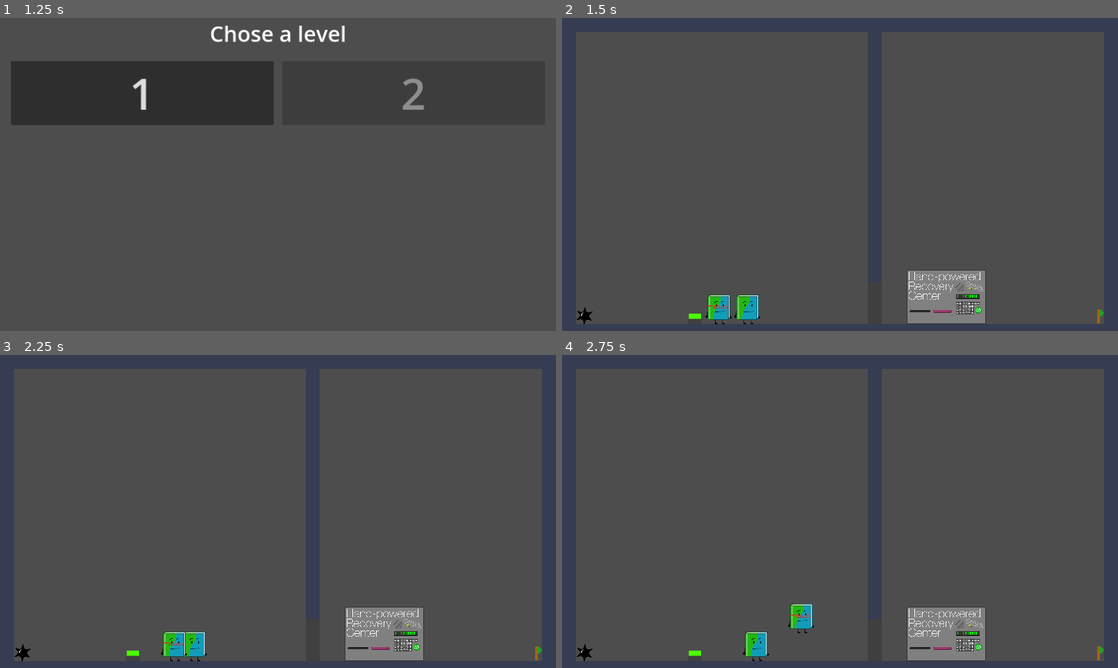
Above: before the commit, frames 1-4 (two rows, left to right).
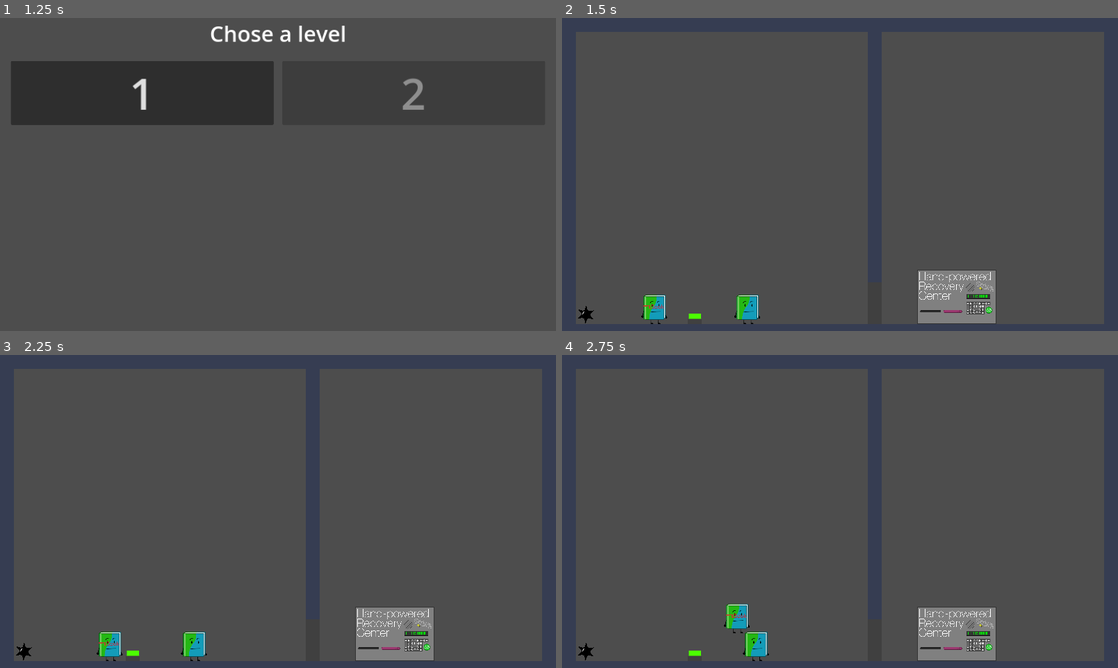
Above: after the commit, the same moments.

Repository: joaoCabralpv/die-and-recover
Game: Godot game, scene res://scenes/root_scene/root.tscn
Two runs of this game, one before a commit and one after it. Both use one fixed random seed, a clock stepped at 60 frames per second and the inputs below.
Inputs:
- Up to frame 1 (1.25 s): click "Play Game" at 0.5 s
- Up to frame 2 (1.5 s): click "1" at 1.25 s
- Up to frame 3 (2.25 s): tap Enter (use_hprc) at 2 s; hold D (right) from 2.03 s (still down); tap H (swap) at 2.1 s
- Up to frame 4 (2.75 s): keep holding D (right); tap Space (jump) at 2.27, 2.57 s; tap Enter (use_hprc) at 2.3 s

Frame 1 is identical in both runs. In frame 2, 1.9% of the frame differs, in the area x 2-98%, y 80-98%; in frame 3, 1.9%; in frame 4, 1.9%.

Commit message:
exit HPRC after pressing ESC and made HPRC only open if the selected player is on it

Diff:
--- a/levels/test_level.tscn
+++ b/levels/test_level.tscn
@@ -1,30 +1,22 @@
-[gd_scene load_steps=10 format=4 uid="uid://bleqpdlrct8jn"]
+[gd_scene load_steps=9 format=4 uid="uid://bleqpdlrct8jn"]
 
 [ext_resource type="Script" path="res://nodes/level.gd" id="1_bi6sy"]
 [ext_resource type="PackedScene" uid="uid://c35ailcsss5dn" path="res://scenes/characters/book/book.tscn" id="2_dyq8a"]
 [ext_resource type="PackedScene" uid="uid://bodiqo4ptrtk5" path="res://scenes/characters/lyrics_booklet/lyrics_booklet.tscn" id="3_or58x"]
-[ext_resource type="PackedScene" uid="uid://dwshkas4lbxd5" path="res://scenes/objects/hazards/spike.tscn" id="5_ykmtw"]
-[ext_resource type="PackedScene" uid="uid://kejrkyc0buo5" path="res://scenes/hprc/hprc.tscn" id="6_v0tm0"]
 [ext_resource type="TileSet" uid="uid://b25atyf7kr17w" path="res://tilemap.tres" id="6_ya4xu"]
 [ext_resource type="PackedScene" uid="uid://qheqe3kbly0i" path="res://scenes/objects/gizmos/Button/Button.tscn" id="7_3axm8"]
+[ext_resource type="PackedScene" uid="uid://dwshkas4lbxd5" path="res://scenes/objects/hazards/spike.tscn" id="7_ehcr1"]
 [ext_resource type="PackedScene" uid="uid://c0ykdd0ajhr5j" path="res://scenes/objects/gizmos/Door/door.tscn" id="8_52ba0"]
-[ext_resource type="PackedScene" uid="uid://u1r8ulc5y71b" path="res://scenes/objects/goals/flag/flag.tscn" id="9_jl4hv"]
+[ext_resource type="PackedScene" uid="uid://kejrkyc0buo5" path="res://scenes/hprc/hprc.tscn" id="8_pd43s"]
 
 [node name="Test_level" type="Node2D"]
 script = ExtResource("1_bi6sy")
 
 [node name="Book" parent="." instance=ExtResource("2_dyq8a")]
 position = Vector2(428, 667)
-collision_mask = 6
 
 [node name="Lyrics Booklet" parent="." instance=ExtResource("3_or58x")]
-position = Vector2(362, 605)
-
-[node name="Spike" parent="." instance=ExtResource("5_ykmtw")]
-position = Vector2(52, 685)
-
-[node name="HPRC" parent="." instance=ExtResource("6_v0tm0")]
-position = Vector2(885, 641)
+position = Vector2(214, 668)
 
 [node name="TileMapLayer" type="TileMapLayer" parent="."]
 tile_map_data = PackedByteArray("AAAAAAAAAQAAAAAAAAABAAAAAQAAAAAAAAACAAAAAQAAAAAAAAADAAAAAQAAAAAAAAAEAAAAAQAAAAAAAAAFAA …(2160 unchanged characters)…
@@ -36,8 +28,11 @@
 [node name="Door" parent="." instance=ExtResource("8_52ba0")]
 position = Vector2(704, 704)
 
-[node name="Flag" parent="." instance=ExtResource("9_jl4hv")]
-position = Vector2(1237, 687)
+[node name="Spike" parent="." instance=ExtResource("7_ehcr1")]
+position = Vector2(55, 682)
+
+[node name="HPRC" parent="." instance=ExtResource("8_pd43s")]
+position = Vector2(909, 641)
 
 [connection signal="presed" from="Button" to="Door" method="_on_button_presed"]
 [connection signal="released" from="Button" to="Door" method="_on_button_released"]
--- a/levels/test_level2.tscn
+++ b/levels/test_level2.tscn
@@ -6,12 +6,13 @@
 [ext_resource type="PackedScene" uid="uid://c35ailcsss5dn" path="res://scenes/characters/book/book.tscn" id="3_vaict"]
 [ext_resource type="Script" path="res://nodes/limit_camera.gd" id="5_545e2"]
 [ext_resource type="PackedScene" uid="uid://qheqe3kbly0i" path="res://scenes/objects/gizmos/Button/Button.tscn" id="6_1287y"]
+[ext_resource type="PackedScene" uid="uid://c0ykdd0ajhr5j" path="res://scenes/objects/gizmos/Door/door.tscn" id="7_pfr0k"]
 
 [node name="Test_level" type="Node2D"]
 script = ExtResource("1_8wp5p")
 
 [node name="TileMapLayer" type="TileMapLayer" parent="."]
-tile_map_data = PackedByteArray("AAAAAAAAAQAAAAAAAAABAAAAAQA …(8624 unchanged characters)… AAAAAAABkABQAAQAAAAAAAABkABUAAQAAAAAAAAA=")
+tile_map_data = PackedByteArray("AAAAAAAAAQAAAAAAAAABAAAAAQA …(8624 unchanged characters)… AAAAAAABkABQAAQAAAAAAAABkABUAAQAAAAAAAAAaABIAAQAAAAAAAAA=")
 tile_set = ExtResource("2_qut76")
 
 [node name="Camera" type="Camera2D" parent="."]
@@ -33,10 +34,16 @@
 position = Vector2(3232, 32)
 
 [node name="Book" parent="." instance=ExtResource("3_vaict")]
-position = Vector2(230, 663)
+position = Vector2(229, 672)
 
 [node name="Lyrics Booklet" parent="." instance=ExtResource("3_m4i2b")]
-position = Vector2(401, 667)
+position = Vector2(408, 672)
 
 [node name="Button" parent="." instance=ExtResource("6_1287y")]
-position = Vector2(645, 686)
+position = Vector2(557, 690)
+
+[node name="Door" parent="." instance=ExtResource("7_pfr0k")]
+position = Vector2(832, 704)
+
+[connection signal="presed" from="Button" to="Door" method="_on_button_presed"]
+[connection signal="released" from="Button" to="Door" method="_on_button_released"]
--- a/nodes/character.gd
+++ b/nodes/character.gd
@@ -16,12 +16,12 @@
 		velocity.x += walking_speed
 	if Input.is_action_pressed("left"):
 		velocity.x -= walking_speed
-	if Input.is_action_just_pressed("jump") and is_on_floor() and prevent_double_jumps():
-		velocity.y -= jump_speed #                                      ^
-#                                                                       |
-# This function prevents double jumps(jumping out of a character that is|in mid air)
-# when used in the move function here-----------------------------------/
-func prevent_double_jumps():
+	if Input.is_action_just_pressed("jump") and is_on_floor() :#and prevent_double_jumps():
+		velocity.y -= jump_speed
+#
+# This function prevents double jumps(jumping out of a character that is in mid air)
+# when used in the move function here(unused becuse collision between characters is disabled)
+"""func prevent_double_jumps():
 	#var return_value = false
 	for i in get_slide_collision_count():
 		var colliding = get_slide_collision(i).get_collider()
@@ -33,7 +33,7 @@
 		else:
 			return true
 	return false
-
+"""
 func update():
 	velocity.y+=gravity
 	# Caps upwards velocity to jump speed
--- a/nodes/door.gd
+++ b/nodes/door.gd
@@ -24,3 +24,11 @@
 		scale.y = clamp(scale.y-(speed*delta),0,1)
 	elif state == State.Close:
 		scale.y = clamp(scale.y+(speed*delta),0,1)
+
+
+func _on_button_body_entered(body):
+	pass # Replace with function body.
+
+
+func _on_button_body_exited(body):
+	pass # Replace with function body.
--- a/scenes/hprc/hprckeyboard/hprc_keyboard.tscn
+++ b/nodes/hprc_keyboard.tscn
@@ -12,12 +12,14 @@
 LineEdit/font_sizes/font_size = 110
 
 [node name="HPRCKeyboard" type="Sprite2D"]
-position = Vector2(602, 357)
+z_index = 99
+scale = Vector2(0.105, 0.105)
 texture = ExtResource("1_2chje")
 
 [node name="LineEdit" type="LineEdit" parent="."]
 anchors_preset = -1
 anchor_left = 0.0022779
+anchor_right = 0.0022779
 anchor_bottom = 0.0292398
 offset_left = -396.0
 offset_top = -292.0
--- a/nodes/level.gd
+++ b/nodes/level.gd
@@ -8,10 +8,12 @@
 var PlayerIndex: int = 0 # Index of selected character on PlayerArray
 
 var GoalArray: Array[Goal] = []
+var RecoveryCenterArray: Array[Recovery] = []
 
 var camera:LimitCamera= null
 var has_camera:bool = false
 var NotifierArray: Array[VisibleOnScreenNotifier2D] = []
+
 
 # Puts all characters in character array
 func setup_player_array():
@@ -36,6 +38,7 @@
 		if child is Recovery:
 			var recovery_center:Recovery = child
 			recovery_center.recover.connect(_recover_player)
+			RecoveryCenterArray.push_back(child)
 
 func setup_goals():
 	for child in get_children():
@@ -47,6 +50,8 @@
 		if child is LimitCamera:
 			camera = child
 			has_camera = true
+
+
 
 func _ready():
 	setup_player_array()
@@ -67,7 +72,16 @@
 	player.recover()
 	DeadPlayerArray.erase(player)
 
+
+func check_typing_hprc() -> bool:
+	for center in RecoveryCenterArray:
+		if center.typingName:
+			return true
+	return false
+
 func swap_character():
+	if check_typing_hprc():
+		return
 	for i in range(PlayerArray.size()): # Finds the next living chracter on the PlayerIndex
 		PlayerArray[PlayerIndex].unselect()
 		PlayerIndex+=1
--- a/nodes/recovery.gd
+++ b/nodes/recovery.gd
@@ -1,3 +1,5 @@
 extends Node2D
 
 class_name Recovery
+
+var typingName:bool = false
--- a/project.godot
+++ b/project.godot
@@ -55,6 +55,11 @@
 "events": [Object(InputEventKey,"resource_local_to_scene":false,"resource_name":"","device":-1,"window_id":0,"alt_press …(195 unchanged characters)…
 ]
 }
+exit_hprc={
+"deadzone": 0.5,
+"events": [Object(InputEventKey,"resource_local_to_scene":false,"resource_name":"","device":-1,"window_id":0,"alt_pressed":false,"shift_pressed":false,"ctrl_pressed":false,"meta_pressed":false,"pressed":false,"keycode":0,"physical_keycode":4194305,"key_label":0,"unicode":0,"location":0,"echo":false,"script":null)
+]
+}
 
 [layer_names]
 
--- a/scenes/hprc/hprc.gd
+++ b/scenes/hprc/hprc.gd
@@ -3,9 +3,7 @@
 signal recover(player:Character)
 
 @onready var textInput:LineEdit = $HPRCKeyboard.get_child(0)
-var typingName:bool = false
 @onready var level:Level = $".."
-
 
 var PlayerArray:Array[Character] = []
 #var characters_in_hprc: int = 0
@@ -29,19 +27,25 @@
 
 func typing_handler():
 	textInput.grab_focus()
+	if Input.is_action_just_pressed("exit_hprc"):
+		exit_hprc()
 	for player in level.DeadPlayerArray: #Loops trough all dead players
 		# Checks if tyed text is equal to a name of a dead character after removig the spaces
 		if textInput.text.to_lower().replace(" ","") == player.name.to_lower().replace(" ",""):
 			emit_signal("recover",player)
 			player.position = position # Sets the player position to the hprc
-			textInput.text = "" # Clears the text in textInput
-			$HPRCKeyboard.visible = false
-			typingName = false
-			for character in PlayerArray:
-				character.in_hprc = false
+			exit_hprc()
+
+func exit_hprc():
+	textInput.text = "" # Clears the text in textInput
+	$HPRCKeyboard.visible = false
+	typingName = false
+	for character in PlayerArray:
+		character.in_hprc = false
 
 func _process(_delta):
-	if Input.is_action_just_pressed("use_hprc") and PlayerArray.size() > 0 and !typingName:
+	var selected:Character = level.PlayerArray[level.PlayerIndex]
+	if Input.is_action_just_pressed("use_hprc") and selected in PlayerArray and !typingName:
 		hprc_handler()
 	if typingName:
 		typing_handler()
--- a/scenes/hprc/hprc.tscn
+++ b/scenes/hprc/hprc.tscn
@@ -2,7 +2,7 @@
 
 [ext_resource type="Script" path="res://scenes/hprc/hprc.gd" id="1_ofuc5"]
 [ext_resource type="Texture2D" uid="uid://c73qvmg50ri7i" path="res://assets/sprites/assembled images/HPRC.png" id="1_rqqn5"]
-[ext_resource type="PackedScene" uid="uid://bx71haoa5dk20" path="res://scenes/hprckeyboard/hprc_keyboard.tscn" id="3_sx7im"]
+[ext_resource type="PackedScene" uid="uid://bx71haoa5dk20" path="res://nodes/hprc_keyboard.tscn" id="3_sx7im"]
 
 [sub_resource type="RectangleShape2D" id="RectangleShape2D_oufqk"]
 size = Vector2(360, 246)
@@ -26,6 +26,7 @@
 shape = SubResource("RectangleShape2D_oufqk")
 
 [node name="HPRCKeyboard" parent="." instance=ExtResource("3_sx7im")]
+visible = false
 position = Vector2(-7.62939e-06, -320)
 scale = Vector2(0.490888, 0.502373)
 
--- a/scenes/hprckeyboard/hprc_keyboard.tscn
+++ /dev/null
@@ -1,40 +0,0 @@
-[gd_scene load_steps=4 format=3 uid="uid://bx71haoa5dk20"]
-
-[ext_resource type="Texture2D" uid="uid://cqy1wiuld6cpg" path="res://assets/sprites/assembled images/HPRCKeyboard.png" id="1_2chje"]
-[ext_resource type="FontFile" uid="uid://g4vd0nt1gof2" path="res://assets/fonts/11524_DigifaceRegular.ttf" id="2_qbkau"]
-
-[sub_resource type="Theme" id="Theme_766u7"]
-default_font = ExtResource("2_qbkau")
-LineEdit/colors/caret_color = Color(0, 0, 0, 0)
-LineEdit/colors/font_color = Color(0, 1, 0.00392157, 1)
-LineEdit/colors/font_placeholder_color = Color(0, 1, 0.00392157, 1)
-LineEdit/constants/caret_width = 0
-LineEdit/font_sizes/font_size = 110
-
-[node name="HPRCKeyboard" type="Sprite2D"]
-visible = false
-z_index = 99
-scale = Vector2(0.105, 0.105)
-texture = ExtResource("1_2chje")
-
-[node name="LineEdit" type="LineEdit" parent="."]
-anchors_preset = -1
-anchor_left = 0.0022779
-anchor_right = 0.0022779
-anchor_bottom = 0.0292398
-offset_left = -396.0
-offset_top = -292.0
-offset_right = 323.0
-offset_bottom = -168.0
-theme = SubResource("Theme_766u7")
-placeholder_text = "Enter name"
-alignment = 1
-context_menu_enabled = false
-virtual_keyboard_enabled = false
-shortcut_keys_enabled = false
-middle_mouse_paste_enabled = false
-selecting_enabled = false
-deselect_on_focus_loss_enabled = false
-drag_and_drop_selection_enabled = false
-secret_character = " "
-metadata/_edit_use_anchors_ = true
Binary file added: assets/objects/RedFlag.png
Not shown, added: assets/objects/RedFlag.png.import
Not shown: 1 places in levels/test_level2.tscn that only renumber resources
Not shown, changed: assets/objects/saves/Flag.pdn
Not shown, added: assets/objects/saves/RedFlag.pdn
